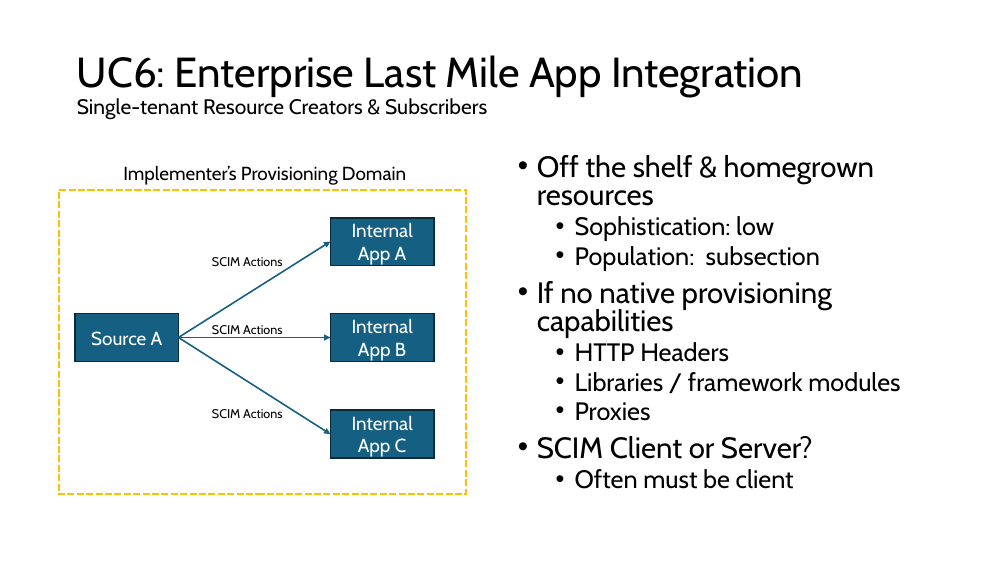
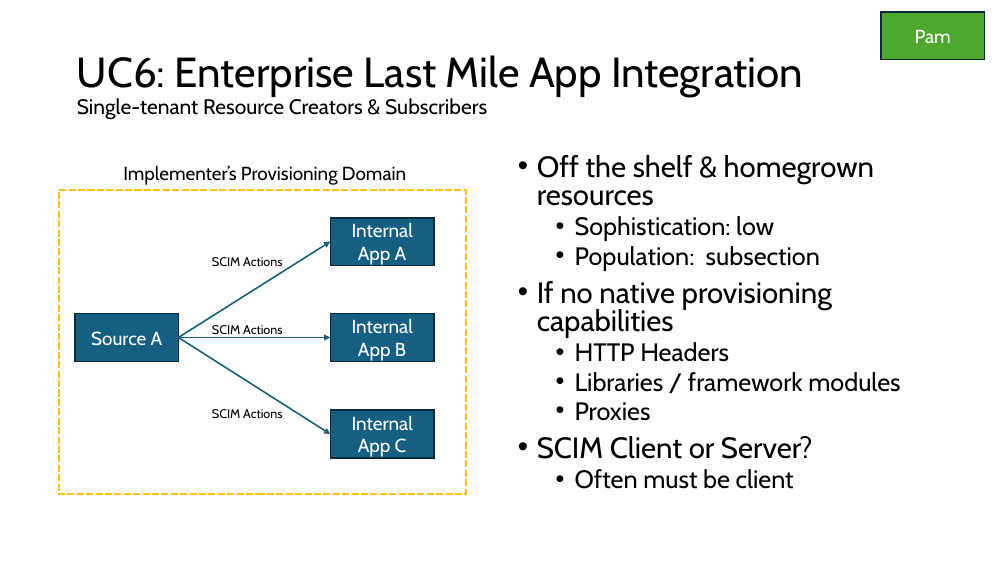
Before and after one commit to pamelatech/scim-use-case-revamp, a slide deck: slide 33 of Use Cases 29 Mar 2024.pptx (slide 32 before the commit). Drawn at 1008x567 pixels with LibreOffice and Linux fonts; fonts in the diff are those of the drawing. Boxes give left, top, right and bottom in pixels: in the first picture for what was removed or moved away, otherwise in the second. Text is boxed around its words. In the diff, an @@ line names an element or a change of style, - is before the commit and + after.

```diff
--- a/Use Cases 29 Mar 2024.pptx
+++ b/Use Cases 29 Mar 2024.pptx
@@ rectangle added at (x1=881, y1=12, x2=985, y2=60), fill #4EA72E, outline #092A39 1.5 pt, 18 pt, text #FFFFFF @@
+Pam
```
Also in this commit, not shown: 1 other slide changed, 3 slides added.
